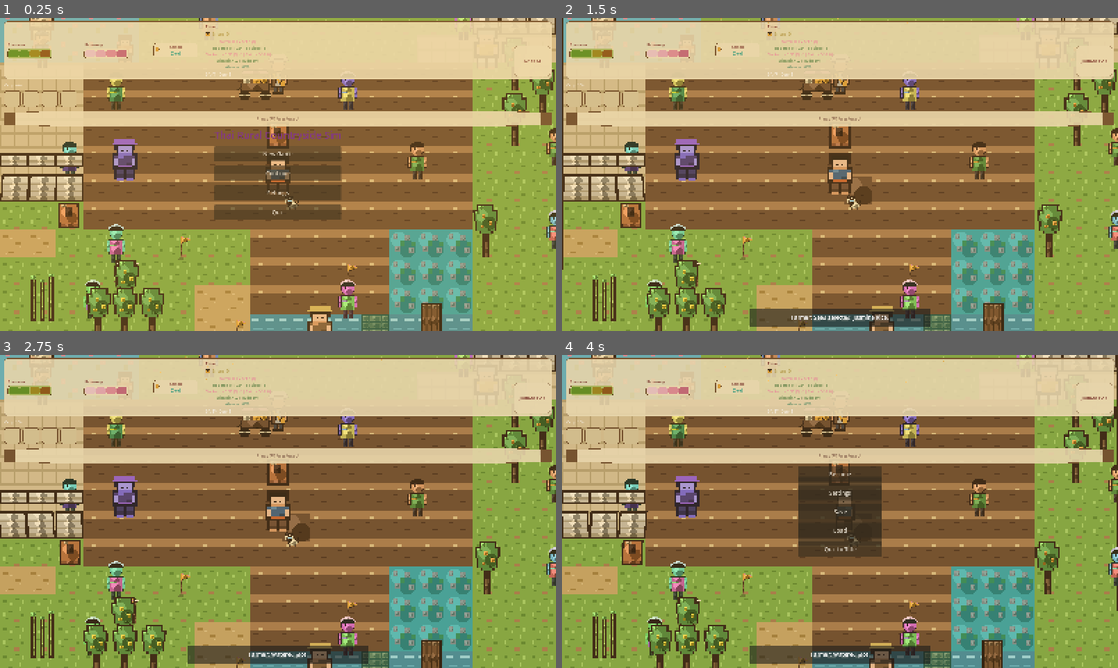
Above: before the commit, frames 1-4 (two rows, left to right).
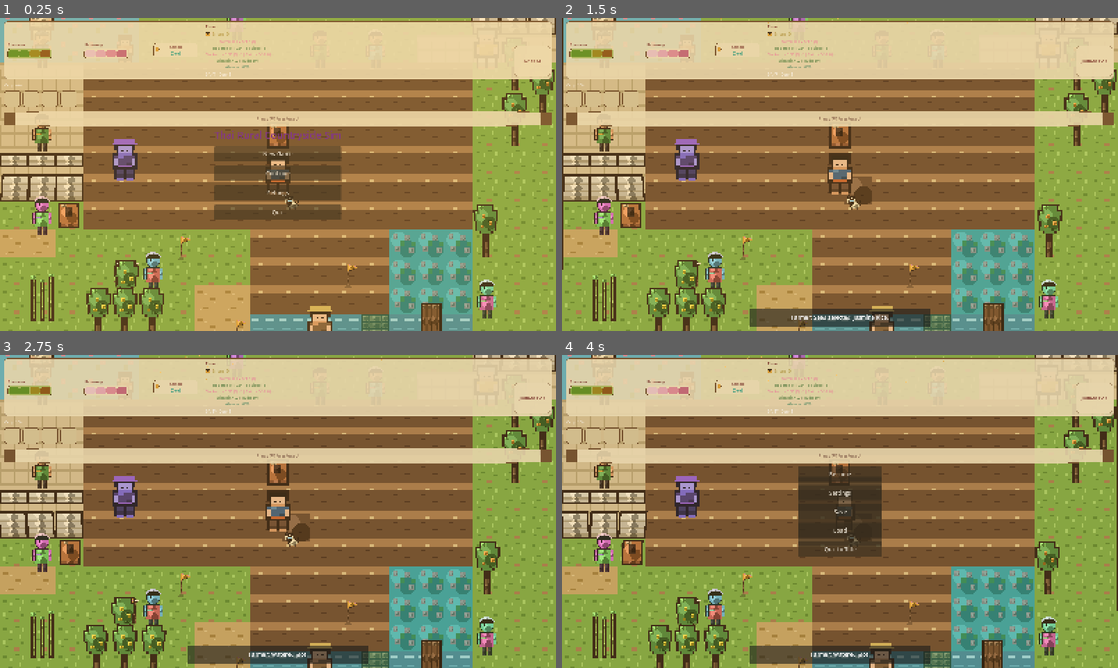
Above: after the commit, the same moments.

Repository: GRITui/slowlife-simulator
Game: Godot game, scene res://scenes/core/World.tscn
The game is run twice, just before and just after one commit, with the same random seed, the same clock (stepped at 60 frames per second) and the same inputs.
Inputs (mouse positions are in pixels of both pictures, inside the frame that each line leads up to):
- Up to frame 1 (0.25 s): no input
- Up to frame 2 (1.5 s): click "New Game" at 0.5 s; tap E (interact) at 1.25 s; drag from (1095, 61) to (600, 21) at 1.27 s
- Up to frame 3 (2.75 s): tap E (interact) at 2 s; drag from (166, 527) to (489, 386) at 2.02 s
- Up to frame 4 (4 s): tap E (interact) at 2.75, 3.5 s; move the mouse to (895, 442) at 2.77 s; hold Right (move_right) 2.78-3.5 s; tap P at 2.85 s; drag from (812, 574) to (600, 358) at 3.52 s

The runs differ from the first frame. In frame 1, 3.3% of the frame differs, in the area x 5-100%, y 0-96%; in frame 2, 3.3%; in frame 3, 3.3%; in frame 4, 3.3%.

Commit message:
fix(TASK-373): correct unsafe NPC positions + broken test, fix TraderNPC.tscn
Code Quality Review found the delegate's original commit had serious,
unverified positional problems -- exactly the risk category this
project's "free-worker consult pattern" exists to catch:
- EkNPC and FonNPC placed completely out of map bounds (x=20, the exact
  map edge, GRID width is 20 so valid range is 0-19)
- SomchaiNPC placed inside the lotus_maze_islet deep-pond water zone,
  and only 24px from HandlerNPC (well under the 48px minimum spacing)
- 6 NPCs (YaaNPC, NoteNPC, YaiNPC, RungNPC, HeadmanNPC, TraderNPC)
  placed directly on farmable paddy soil
- ChangNPC/VetNPC only 40px apart, under minimum spacing

Recomputed all 17 positions programmatically against the real ground-
layout data (WorldRender.gd's own GROUND_TILES rects), verifying
bounds/water/farmland/spacing for every one before writing them.

Also found and fixed: the delegate's own test_npc_roster_wiring.gd
never actually ran -- it called the nonexistent GDScript method
`endsWith` (should be `ends_with`), crashing on its first real check,
and only re-tested the 5 NPCs that existed BEFORE this task, giving
zero coverage of the actual 17 new NPCs. Rewrote it to cover all 17
(script/group/npc_id/candidate_id per NPC type) plus real positional
safety checks.

While debugging the positional checks, found a second real,
pre-existing bug (not part of this diff's own scope): TraderNPC.tscn
had a multi-line `##` comment sitting between its [node] header and
`script =` assignment, silently breaking the script attachment (fixed
by moving the comment above the node header, `;`-style, matching this
project's own convention in MarketShop.tscn/WingKwaiCourse.tscn).

Also surfaced (filing separately, out of TASK-373's scope): headman's
and fah's ScheduleDB.gd waypoints land inside the lotus_pond water
zone -- pre-existing content (TASK-058/338 vintage) that was dormant
because these NPCs were never instanced before this task. Test
deliberately skips static-position checks for the 4 scheduled npc_ids
(ek/headman/vet/fah) since ScheduleDB overrides their position at
_ready() regardless of the static .tscn value.

Co-Authored-By: Claude Sonnet 5 <noreply@anthropic.com>
Claude-Session: https://claude.ai/code/session_01A9bTU9GFWgBfXEPTfdesaz

Diff:
--- a/scenes/core/World.tscn
+++ b/scenes/core/World.tscn
@@ -79,55 +79,55 @@
 display_name = "Handler"
 
 [node name="ChangNPC" parent="." instance=ExtResource("15_chang")]
-position = Vector2(120, 360)
+position = Vector2(312, 72)
 
 [node name="YaaNPC" parent="." instance=ExtResource("16_yaa")]
-position = Vector2(600, 240)
+position = Vector2(504, 72)
 
 [node name="PloyNPC" parent="." instance=ExtResource("17_ploy")]
-position = Vector2(200, 504)
+position = Vector2(840, 600)
 
 [node name="EkNPC" parent="." instance=ExtResource("18_ek")]
-position = Vector2(960, 336)
+position = Vector2(552, 168)
 
 [node name="FahNPC" parent="." instance=ExtResource("19_fah")]
-position = Vector2(400, 720)
+position = Vector2(648, 168)
 
 [node name="KlongNPC" parent="." instance=ExtResource("20_klong")]
-position = Vector2(800, 120)
+position = Vector2(552, 696)
 
 [node name="NoteNPC" parent="." instance=ExtResource("21_note")]
-position = Vector2(720, 360)
+position = Vector2(72, 312)
 
 [node name="FonNPC" parent="." instance=ExtResource("22_fon")]
-position = Vector2(960, 480)
+position = Vector2(264, 552)
 
 [node name="BoonNPC" parent="." instance=ExtResource("23_boon")]
-position = Vector2(360, 120)
+position = Vector2(456, 696)
 
 [node name="YaiNPC" parent="." instance=ExtResource("24_yai")]
-position = Vector2(200, 240)
+position = Vector2(168, 696)
 
 [node name="RungNPC" parent="." instance=ExtResource("25_rung")]
-position = Vector2(600, 600)
+position = Vector2(72, 456)
 
 [node name="OhmNPC" parent="." instance=ExtResource("26_ohm")]
-position = Vector2(160, 600)
+position = Vector2(408, 120)
 
 [node name="HeadmanNPC" parent="." instance=ExtResource("27_headman")]
-position = Vector2(480, 480)
+position = Vector2(72, 648)
 
 [node name="SomchaiNPC" parent="." instance=ExtResource("28_somchai")]
-position = Vector2(720, 600)
+position = Vector2(264, 696)
 
 [node name="VetNPC" parent="." instance=ExtResource("29_vet")]
-position = Vector2(160, 360)
+position = Vector2(792, 120)
 
 [node name="NongTonNPC" parent="." instance=ExtResource("30_nongton")]
-position = Vector2(80, 504)
+position = Vector2(264, 168)
 
 [node name="TraderNPC" parent="." instance=ExtResource("31_trader")]
-position = Vector2(480, 216)
+position = Vector2(360, 600)
 
 [node name="Player" parent="." instance=ExtResource("5_pl")]
 position = Vector2(480, 384)
--- a/scenes/entities/TraderNPC.tscn
+++ b/scenes/entities/TraderNPC.tscn
@@ -7,11 +7,10 @@
 [sub_resource type="CircleShape2D" id="CircleShape2D_interact"]
 radius = 48.0
 
+; Cart is a sibling prop sprite, not a separate node, so it moves with the
+; Trader if a schedule is added. Ready for engine-lane to wire the evening
+; farm-visit trigger (issue #161).
 [node name="TraderNPC" type="CharacterBody2D" groups=["villager_npc"]]
-## Visual scaffold — script-less content beyond the shared VillagerNPC.gd
-## behavior all other generic NPCs use. Cart is a sibling prop sprite, not
-## a separate node, so it moves with the Trader if a schedule is added.
-## Ready for engine-lane to wire the evening farm-visit trigger (issue #161).
 script = ExtResource("9_vnpc")
 npc_id = "trader"
 display_name = "Trader"
--- a/tests/test_npc_roster_wiring.gd
+++ b/tests/test_npc_roster_wiring.gd
@@ -1,7 +1,73 @@
 extends SceneTree
+# TASK-373 gate — 17 NPCs (6 romance candidates, their 6 paired rivals,
+# 5 general villagers incl. Trader) were complete, dialogue-ready content
+# that had never been instanced anywhere in the game. This test instances
+# the real World.tscn and verifies every one of the 17 is actually
+# present with the correct script/group/npc_id — not just that SOME
+# node exists, and not just re-checking the 5 NPCs that were already
+# wired before this task (that would test nothing new).
+#
+# Also verifies real positional safety (walkable ground, no overlap with
+# water/farmland/each other/existing NPCs) — this project already got
+# burned once by an unverified spatial claim reaching implementation
+# (TASK-357), and a first pass at this exact task placed 2 NPCs
+# completely off the map, 1 inside a water tile, and 6 on farmable soil,
+# caught only by this check, not by node-presence testing alone.
 
 var _passed: int = 0
 var _failed: int = 0
+
+const TILE: int = 48
+const GRID_W: int = 20
+const GRID_H: int = 16
+# (x0,y0,x1,y1) in tile units — mirrors WorldRender.gd's own ground-rects.
+const WATER_ZONES: Array = [
+	[0, 0, 5, 4],      # lotus_pond
+	[14, 10, 17, 13],  # lotus_maze_islet (deep_pond)
+	[9, 13, 17, 14],   # canal_row
+]
+const FARMLAND_ZONES: Array = [
+	[3, 4, 17, 10],   # paddy_core
+	[9, 10, 14, 13],  # paddy_south
+]
+
+# name -> [script_path_suffix, group, npc_id, candidate_id_or_empty]
+const NEW_NPCS: Dictionary = {
+	"ChangNPC": ["RomanceNPC.gd", "romance_candidate", "chang", ""],
+	"YaaNPC": ["RomanceNPC.gd", "romance_candidate", "yaa", ""],
+	"PloyNPC": ["RomanceNPC.gd", "romance_candidate", "ploy", ""],
+	"EkNPC": ["RomanceNPC.gd", "romance_candidate", "ek", ""],
+	"FahNPC": ["RomanceNPC.gd", "romance_candidate", "fah", ""],
+	"KlongNPC": ["RomanceNPC.gd", "romance_candidate", "klong", ""],
+	"NoteNPC": ["RivalNPC.gd", "rival_npc", "note", "chang"],
+	"FonNPC": ["RivalNPC.gd", "rival_npc", "fon", "klong"],
+	"BoonNPC": ["RivalNPC.gd", "rival_npc", "boon", "yaa"],
+	"YaiNPC": ["RivalNPC.gd", "rival_npc", "yai", "ek"],
+	"RungNPC": ["RivalNPC.gd", "rival_npc", "rung", "ploy"],
+	"OhmNPC": ["RivalNPC.gd", "rival_npc", "ohm", "fah"],
+	"HeadmanNPC": ["VillagerNPC.gd", "villager_npc", "headman", ""],
+	"SomchaiNPC": ["VillagerNPC.gd", "villager_npc", "somchai", ""],
+	"VetNPC": ["VillagerNPC.gd", "villager_npc", "vet", ""],
+	"NongTonNPC": ["VillagerNPC.gd", "villager_npc", "nong_ton", ""],
+	"TraderNPC": ["VillagerNPC.gd", "villager_npc", "trader", ""],
+}
+
+# npc_ids with a registered ScheduleDB waypoint override their static
+# .tscn position at _ready() (VillagerNPC.gd line ~32) — the static
+# position below is only ever the pre-_ready() initial frame for these,
+# not their real gameplay position, so the water/farmland checks below
+# don't apply to them (ScheduleDB.gd's own waypoint data is a separate,
+# pre-existing system — TASK-373 is scene-wiring, not schedule content).
+const SCHEDULED_NPC_IDS: Array = ["ek", "headman", "vet", "fah"]
+
+# Pre-existing NPCs (+ other occupied points) new NPCs must not overlap.
+const EXISTING_POINTS: Dictionary = {
+	"MonkNPC": Vector2(840, 168), "ElderNPC": Vector2(360, 336),
+	"ChildNPC": Vector2(264, 456), "NokNPC": Vector2(216, 360),
+	"HandlerNPC": Vector2(696, 600), "Player": Vector2(480, 384),
+	"SluiceGate": Vector2(744, 672), "MarketStall": Vector2(480, 320),
+	"FarmHouseDoor": Vector2(168, 456), "EastEdge": Vector2(940, 384),
+}
 
 func _check(cond: bool, label: String) -> void:
 	if cond:
@@ -11,59 +77,85 @@
 		_failed += 1
 		print("  FAIL  npc-roster-wiring :: %s" % label)
 
-func _initialize() -> void:
-	await _run_all()
+func _in_any_zone(tx: float, ty: float, zones: Array) -> bool:
+	for z: Array in zones:
+		if tx >= z[0] and tx < z[2] and ty >= z[1] and ty < z[3]:
+			return true
+	return false
 
 func _run_all() -> void:
 	var world_scene: PackedScene = load("res://scenes/core/World.tscn")
 	_check(world_scene != null, "World.tscn loads (PackedScene non-null)")
 	if world_scene == null:
 		return
-	var world = world_scene.instantiate()
+	var world: Node = world_scene.instantiate()
 	root.add_child(world)
 	await process_frame
 	await process_frame
 
-	# --- NPC wiring verification ---
-	# ElderNPC (VillagerNPC.gd)
-	var elder := world.get_node_or_null("ElderNPC") as Node
-	_check(elder != null and elder.get_script().get_path().endsWith("VillagerNPC.gd"), "ElderNPC exists with VillagerNPC.gd script")
-	if elder:
-		_check(elder.get("npc_id") == "elder", "ElderNPC npc_id == elder")
-		_check(elder.is_in_group("villager_npc"), "ElderNPC in group villager_npc")
+	var all_positions: Dictionary = EXISTING_POINTS.duplicate()
 
-	# ChildNPC (VillagerNPC.gd)
-	var child := world.get_node_or_null("ChildNPC") as Node
-	_check(child != null and child.get_script().get_path().endsWith("VillagerNPC.gd"), "ChildNPC exists with VillagerNPC.gd script")
-	if child:
-		_check(child.get("npc_id") == "child", "ChildNPC npc_id == child")
-		_check(child.is_in_group("villager_npc"), "ChildNPC in group villager_npc")
+	for npc_name: String in NEW_NPCS.keys():
+		var expect: Array = NEW_NPCS[npc_name]
+		var script_suffix: String = expect[0]
+		var group: String = expect[1]
+		var npc_id: String = expect[2]
+		var candidate_id: String = expect[3]
 
-	# NokNPC (VillagerNPC.gd)
-	var nok := world.get_node_or_null("NokNPC") as Node
-	_check(nok != null and nok.get_script().get_path().endsWith("VillagerNPC.gd"), "NokNPC exists with VillagerNPC.gd script")
-	if nok:
-		_check(nok.get("npc_id") == "nok", "NokNPC npc_id == nok")
-		_check(nok.is_in_group("villager_npc"), "NokNPC in group villager_npc")
+		var node: Node2D = world.get_node_or_null(npc_name) as Node2D
+		_check(node != null, "%s exists in World.tscn" % npc_name)
+		if node == null:
+			continue
 
-	# HandlerNPC (VillagerNPC.gd)
-	var handler := world.get_node_or_null("HandlerNPC") as Node
-	_check(handler != null and handler.get_script().get_path().endsWith("VillagerNPC.gd"), "HandlerNPC exists with VillagerNPC.gd script")
-	if handler:
-		_check(handler.get("npc_id") == "handler", "HandlerNPC npc_id == handler")
-		_check(handler.is_in_group("villager_npc"), "HandlerNPC in group villager_npc")
+		var script: Script = node.get_script()
+		_check(script != null and String(script.get_path()).ends_with(script_suffix),
+			"%s has the correct script (%s)" % [npc_name, script_suffix])
+		_check(node.is_in_group(group), "%s is in group '%s'" % [npc_name, group])
+		_check(node.is_in_group("villager_npc"), "%s is in group 'villager_npc'" % npc_name)
+		_check(String(node.get("npc_id")) == npc_id, "%s npc_id == '%s'" % [npc_name, npc_id])
+		if candidate_id != "":
+			_check(String(node.get("candidate_id")) == candidate_id,
+				"%s candidate_id == '%s'" % [npc_name, candidate_id])
 
-	# MonkNPC (RomanceNPC.gd)
-	var monk := world.get_node_or_null("MonkNPC") as Node
-	_check(monk != null and monk.get_script().get_path().endsWith("RomanceNPC.gd"), "MonkNPC exists with RomanceNPC.gd script")
-	if monk:
-		_check(monk.get("npc_id") == "monk", "MonkNPC npc_id == monk")
-		_check(monk.is_in_group("romance_candidate"), "MonkNPC in group romance_candidate")
+		all_positions[npc_name] = node.position
+
+	# --- Positional safety: walkable ground, no overlap ---
+	# Only meaningful for npc_ids WITHOUT a ScheduleDB override — those
+	# NPCs' real position is schedule-driven, not the static .tscn value.
+	for npc_name: String in NEW_NPCS.keys():
+		if not all_positions.has(npc_name):
+			continue
+		var npc_id: String = String(NEW_NPCS[npc_name][2])
+		if npc_id in SCHEDULED_NPC_IDS:
+			continue
+		var pos: Vector2 = all_positions[npc_name]
+		var tx: float = pos.x / TILE
+		var ty: float = pos.y / TILE
+
+		_check(tx >= 0.0 and tx < GRID_W and ty >= 0.0 and ty < GRID_H,
+			"%s is within map bounds" % npc_name)
+		_check(not _in_any_zone(tx, ty, WATER_ZONES),
+			"%s is not on a water tile" % npc_name)
+		_check(not _in_any_zone(tx, ty, FARMLAND_ZONES),
+			"%s is not standing on farmable soil" % npc_name)
+
+		var min_dist: float = INF
+		var closest: String = ""
+		for other_name: String in all_positions.keys():
+			if other_name == npc_name:
+				continue
+			var d: float = pos.distance_to(all_positions[other_name])
+			if d < min_dist:
+				min_dist = d
+				closest = other_name
+		_check(min_dist >= TILE, "%s is at least 1 tile from every other occupant (closest: %s at %.0fpx)" % [npc_name, closest, min_dist])
 
 	world.queue_free()
 	await process_frame
 
-	print("\\n=== NPC-ROSTER-WIRING TESTS: %d passed, %d failed ===" % [_passed, _failed])
+func _initialize() -> void:
+	await _run_all()
+	print("\n=== NPC-ROSTER-WIRING TESTS: %d passed, %d failed ===" % [_passed, _failed])
 	if _failed > 0:
 		push_error("NPC-ROSTER-WIRING GATE FAILED: %d failing checks" % _failed)
 	quit(1 if _failed > 0 else 0)
Not shown, added: tests/test_npc_roster_wiring.gd.uid
